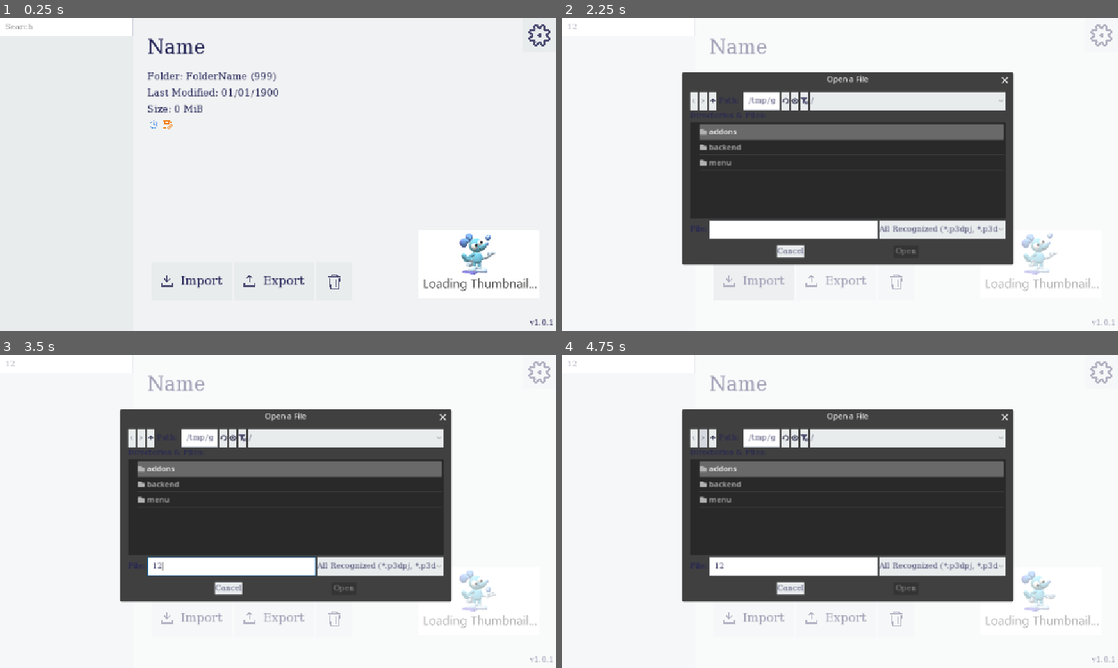
Above: before the commit, frames 1-4 (two rows, left to right).
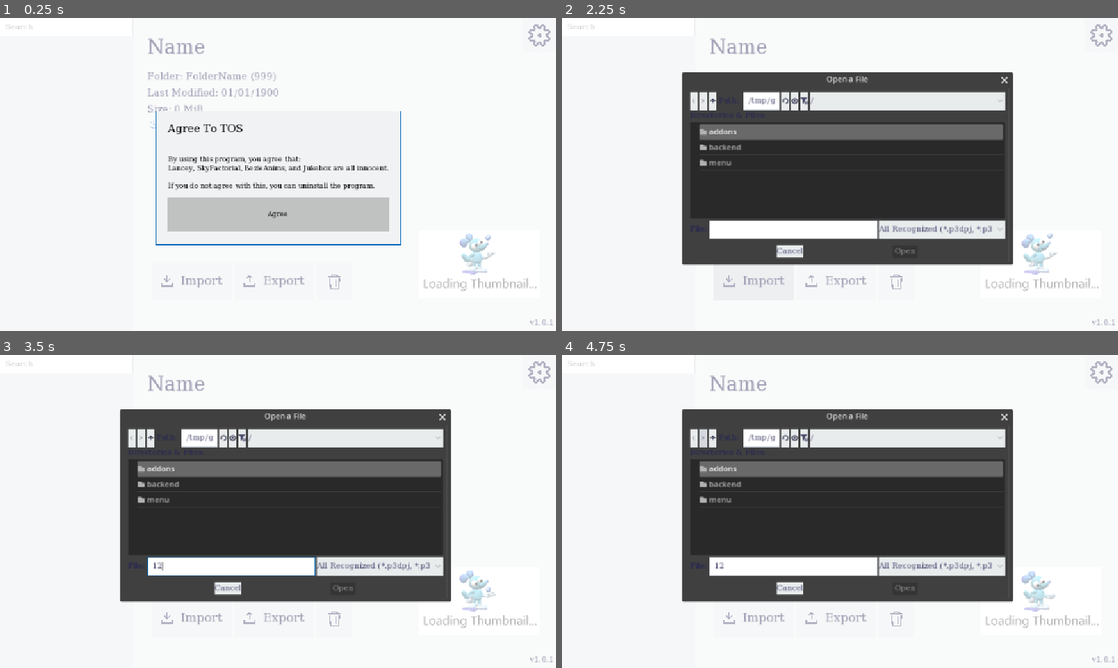
Above: after the commit, the same moments.

Repository: silkycell/Paint-3D-Project-Manager
Game: Godot game, scene res://menu/projects/projects_menu.tscn
Same seed, same stepped clock (60 frames per second), same inputs: the game is played once before the commit and once after it.
Inputs (mouse positions are in pixels of both pictures, inside the frame that each line leads up to):
- Up to frame 1 (0.25 s): no input
- Up to frame 2 (2.25 s): click (628, 27) at 0.52 s; type "12" at 0.6 s; click (840, 215) at 1.25 s, where only the run after the commit has a clickable "Agree"; click (751, 280) at 2 s
- Up to frame 3 (3.5 s): click (233, 567) at 2.77 s; type "12" at 2.85 s
- Up to frame 4 (4.75 s): click (701, 436) at 3.5 s; click (701, 436) at 4.25 s

The runs differ from the first frame. In frame 1, 7.9% of the frame differs, in the area x 1-100%, y 0-99%; in frame 2, 0.5%; in frame 3, 0.5%; in frame 4, 0.5%.
Error in both runs: Out of bounds get index '0' (on base: 'Array[Project]') (res://backend/global_signal_handler.gd:3)

Commit message:
add TOS

Diff:
--- a/menu/popup_box.gd
+++ b/menu/popup_box.gd
@@ -9,7 +9,7 @@
 		title_label.text = value
 		title = value
 
-@export var text:String = "Text":
+@export_multiline var text:String = "Text":
 	set(value):
 		text_label.text = value
 		text = value
--- a/menu/projects/projects_menu.tscn
+++ b/menu/projects/projects_menu.tscn
@@ -27,6 +27,7 @@
 [ext_resource type="Texture2D" uid="uid://dychp88l7omd3" path="res://menu/assets/icons/settings_icon.svg" id="19_yudf6"]
 [ext_resource type="Script" uid="uid://dqco1qbyidcyi" path="res://menu/actions/delete/delete_handler.gd" id="21_6r0s8"]
 [ext_resource type="Script" uid="uid://djoxptkg6rl6l" path="res://menu/actions/delete/delete_progress_panel.gd" id="22_kgcvs"]
+[ext_resource type="Script" uid="uid://byasj38cxfsn4" path="res://menu/projects/tos.gd" id="28_sr2tt"]
 
 [sub_resource type="GDScript" id="GDScript_u7u8r"]
 resource_name = "VersionNumberSetter"
@@ -613,6 +614,35 @@
 script = ExtResource("22_kgcvs")
 parent_action = NodePath("..")
 
+[node name="TOS" type="Control" parent="."]
+layout_mode = 1
+anchors_preset = 15
+anchor_right = 1.0
+anchor_bottom = 1.0
+grow_horizontal = 2
+grow_vertical = 2
+script = ExtResource("28_sr2tt")
+
+[node name="BG" type="ColorRect" parent="TOS"]
+layout_mode = 1
+anchors_preset = 15
+anchor_right = 1.0
+anchor_bottom = 1.0
+grow_horizontal = 2
+grow_vertical = 2
+color = Color(1, 1, 1, 0.572549)
+
+[node name="TOSPopup" parent="TOS" instance=ExtResource("17_j3wdq")]
+layout_mode = 1
+offset_top = -132.0
+offset_bottom = 145.0
+title = "Agree To TOS"
+text = "By using this program, you agree that:
+Lancey, SkyFactorial, BezieAnims, and Jukebox are all innocent.
+
+If you do not agree with this, you can uninstall the program."
+button_options = Array[String](["Agree"])
+
 [connection signal="text_changed" from="MainMenu/ProjectsList/SearchBar" to="MainMenu/ProjectsList/SearchBar" method="_on_text_changed"]
 [connection signal="toggled" from="SettingsContainer/SettingsButton" to="SettingsContainer/SettingsButton" method="_on_toggled"]
 [connection signal="file_selected" from="ExportHandler/ExportDialog" to="ExportHandler" method="_on_export_dialog_file_selected"]
--- /dev/null
+++ b/menu/projects/tos.gd
@@ -0,0 +1,8 @@
+extends Control
+
+@onready var tos_popup = $TOSPopup
+
+func _ready():
+	tos_popup.choice_selected.connect(func(_choice):
+		queue_free()
+	)
Not shown: 1 places in menu/projects/projects_menu.tscn that only renumber resources
Not shown, added: menu/projects/tos.gd.uid
